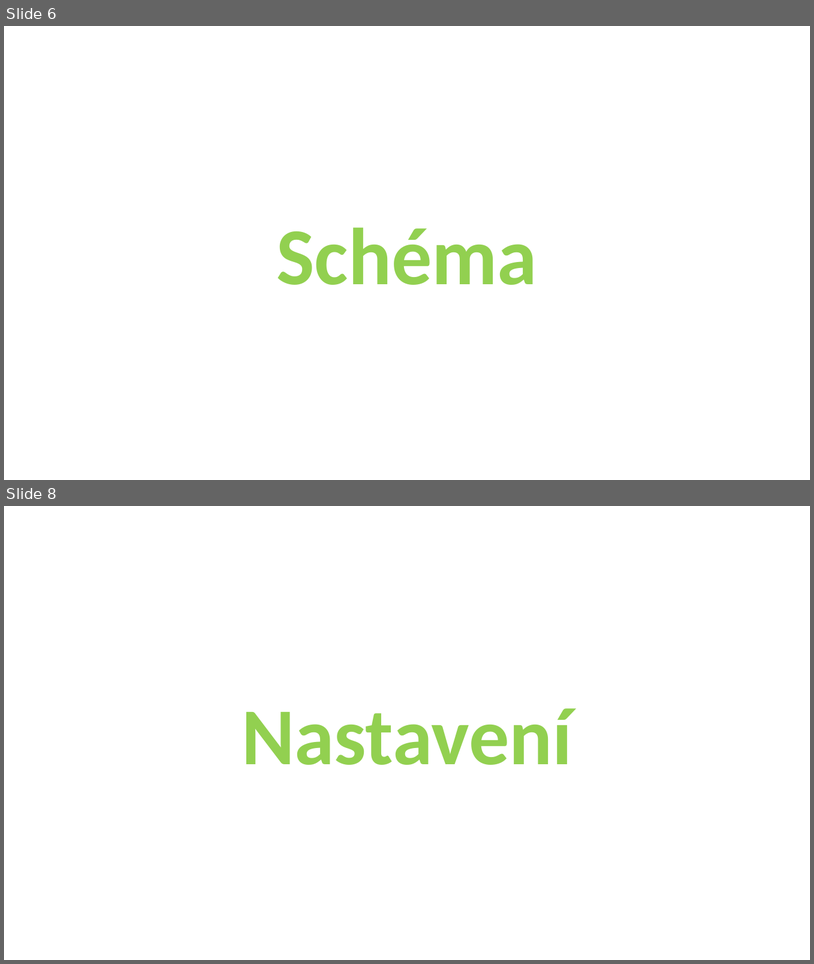
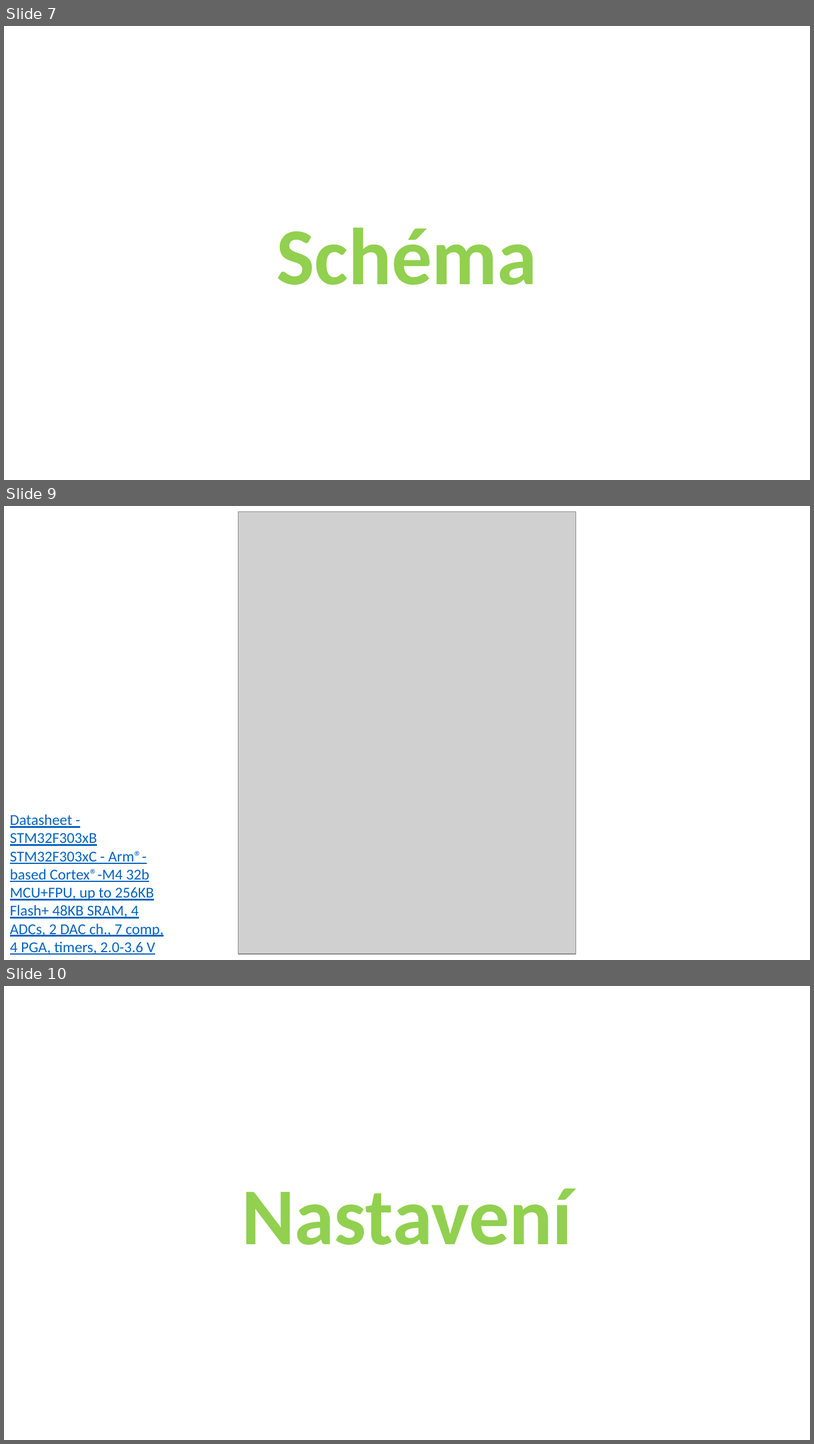
Before and after one commit to pjocesoj/VMS-semestralka, a slide deck: Prezentace.pptx. Shown one above the other, each under a label of ours: slides 6 and 8 before the commit, slides 7, 9 and 10 after it; the slides between them are not shown. The pictures are 814x964 and 814x1444 pixels, drawn with LibreOffice and Linux fonts; fonts in the diff are those of the drawing; grey boxes stand for pictures. Boxes give left, top, right and bottom in pixels: in the first picture for what was removed or moved away, otherwise in the second. Text is boxed around its words. In the diff, an @@ line names an element or a change of style, - is before the commit and + after.

```diff
--- a/Prezentace.pptx
+++ b/Prezentace.pptx
@@ slide 9 added at box(4, 506, 810, 960), background #FFFFFF @@
@@ picture added at box(238, 512, 576, 954) @@
@@ text added at box(10, 814, 164, 954), 18 pt, text #0563C1, underline @@
+Datasheet - STM32F303xB STM32F303xC - Arm®-based Cortex®-M4 32b MCU+FPU, up to 256KB Flash+ 48KB SRAM, 4 ADCs, 2 DAC ch., 7 comp, 4 PGA, timers, 2.0-3.6 V
@@ what was slide 6 is now slide 7 @@
@@ what was slide 8 is now slide 10 @@
```
Also in this commit, not shown: 1 slide changed, 2 other slides added, 2 other files.
